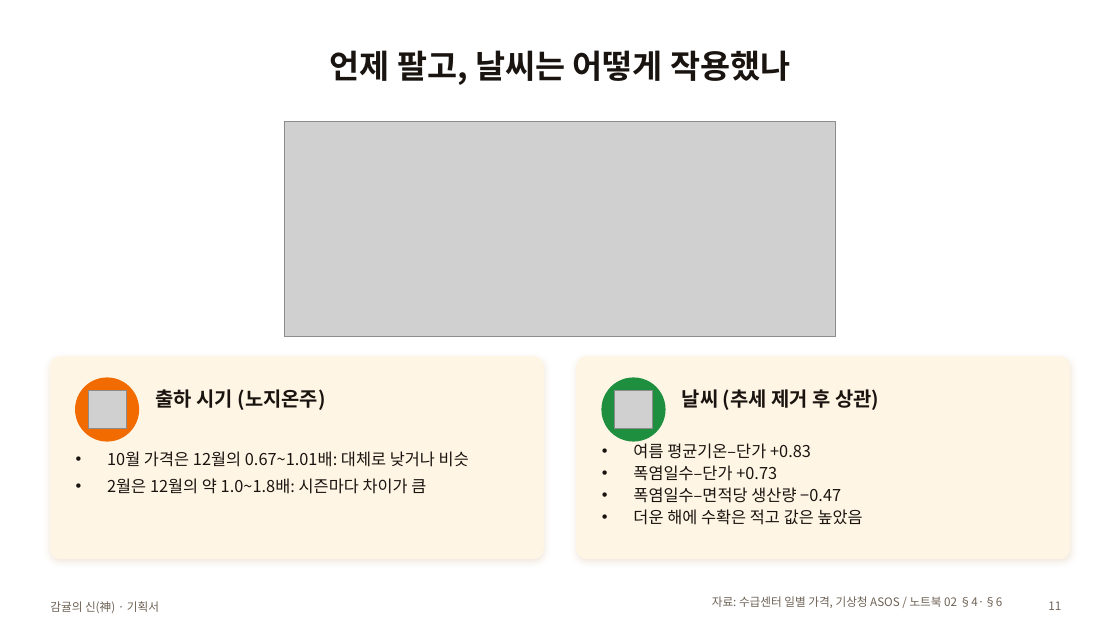
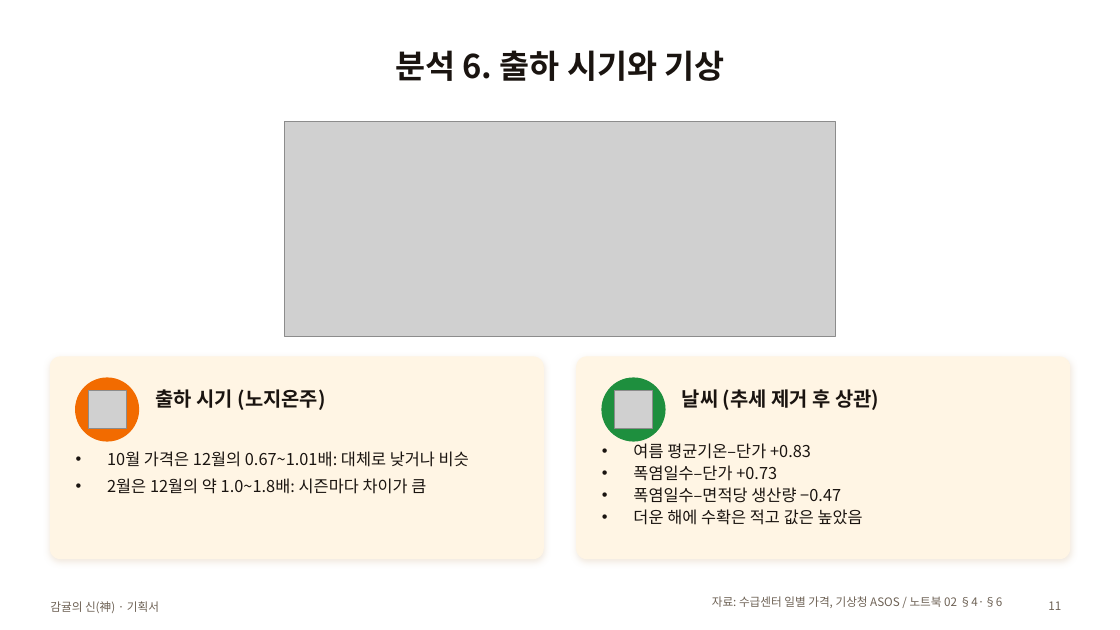
Before and after one commit to Jeju-Citrus-Analysis-Agent/Citrus-Analysis, a slide deck: slide 11 of docs/submission/00_기획서.pptx. Drawn at 1120x630 pixels with LibreOffice and Linux fonts; fonts in the diff are those of the drawing; grey boxes stand for pictures. Boxes give left, top, right and bottom in pixels: in the first picture for what was removed or moved away, otherwise in the second. Text is boxed around its words. In the diff, an @@ line names an element or a change of style, - is before the commit and + after.

```diff
--- a/docs/submission/00_기획서.pptx
+++ b/docs/submission/00_기획서.pptx
@@ title at [395, 50, 725, 81]: text changed @@
-언제 팔고, 날씨는 어떻게 작용했나
+분석 6. 출하 시기와 기상
```
Also in this commit, not shown: 13 other slides changed, 8 other files.
